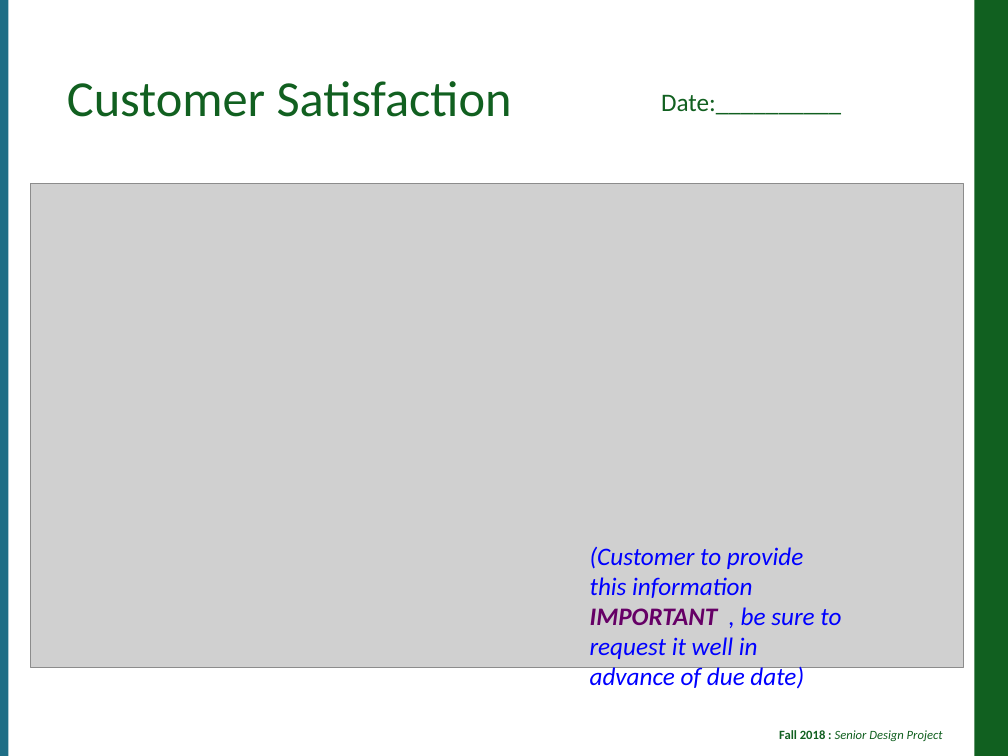
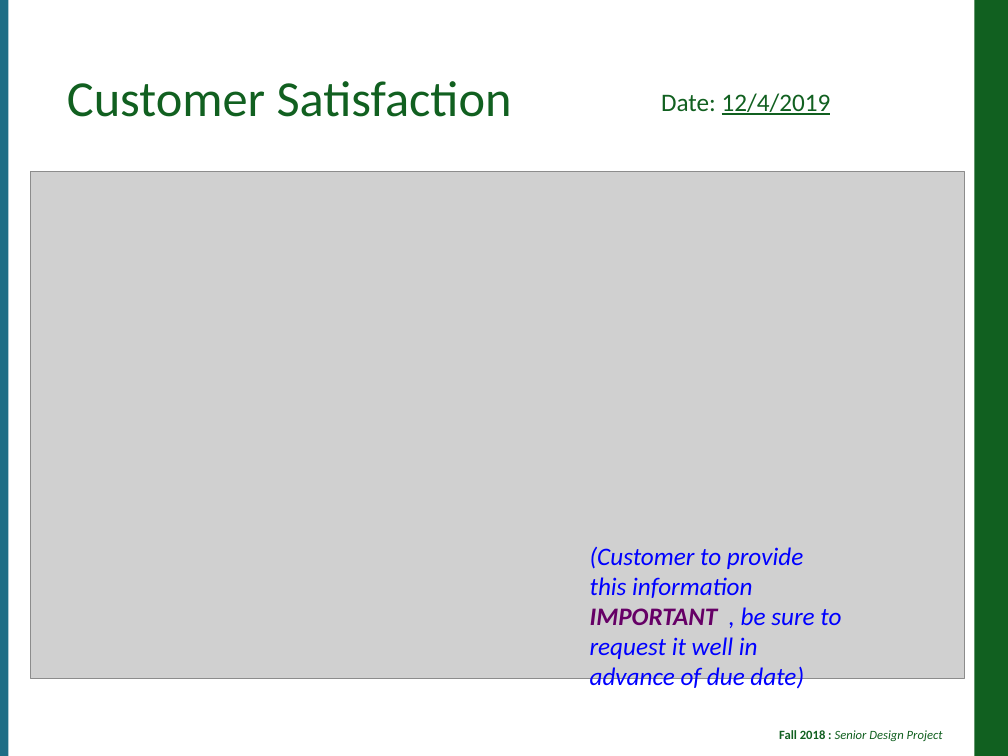
Before and after one commit to jcogs89/LMC-Packer-Loader, a slide deck: slide 4 of Assignments/T12-Monthly _Report.pptx. Drawn at 1008x756 pixels with LibreOffice and Linux fonts; fonts in the diff are those of the drawing; grey boxes stand for pictures; background and template pictures are left out. Boxes give left, top, right and bottom in pixels: in the first picture for what was removed or moved away, otherwise in the second. Text is boxed around its words. In the diff, an @@ line names an element or a change of style, - is before the commit and + after.

```diff
--- a/Assignments/T12-Monthly _Report.pptx
+++ b/Assignments/T12-Monthly _Report.pptx
@@ text at <box>661,93,831,115</box>: text changed @@
-Date:__________
+Date: 12/4/2019
@@ picture: place and size @@
-picture at <box>31,183,964,667</box>
+picture at <box>31,171,965,678</box>
```
Also in this commit, not shown: 2 other slides changed, 1 slide added, 1 slide removed.
